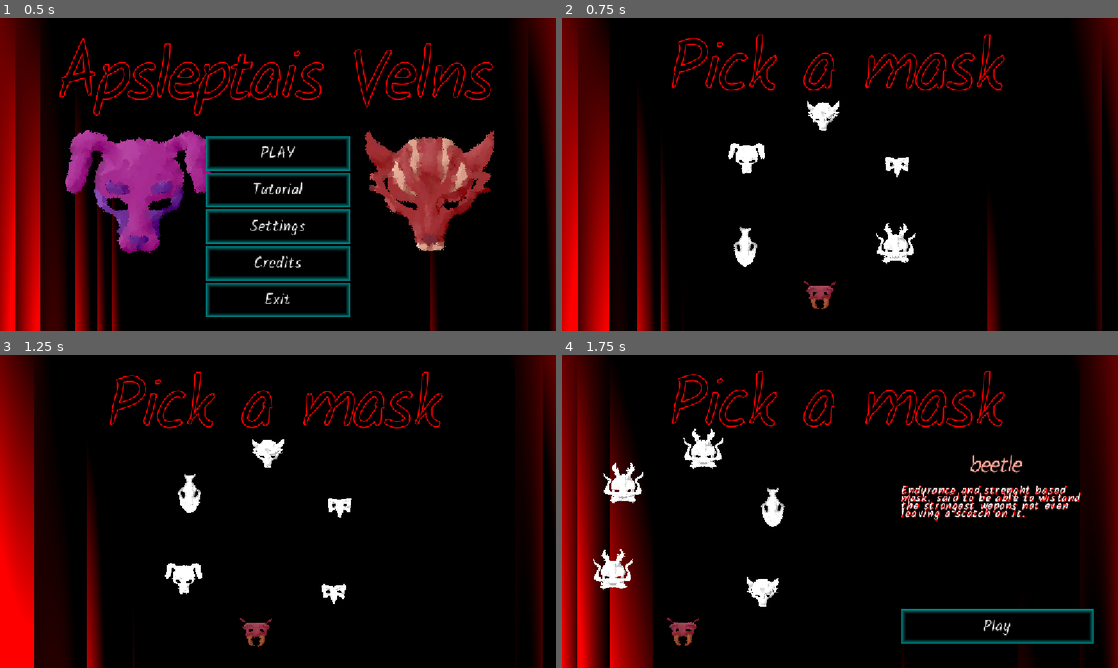
Above: before the commit, frames 1-4 (two rows, left to right).
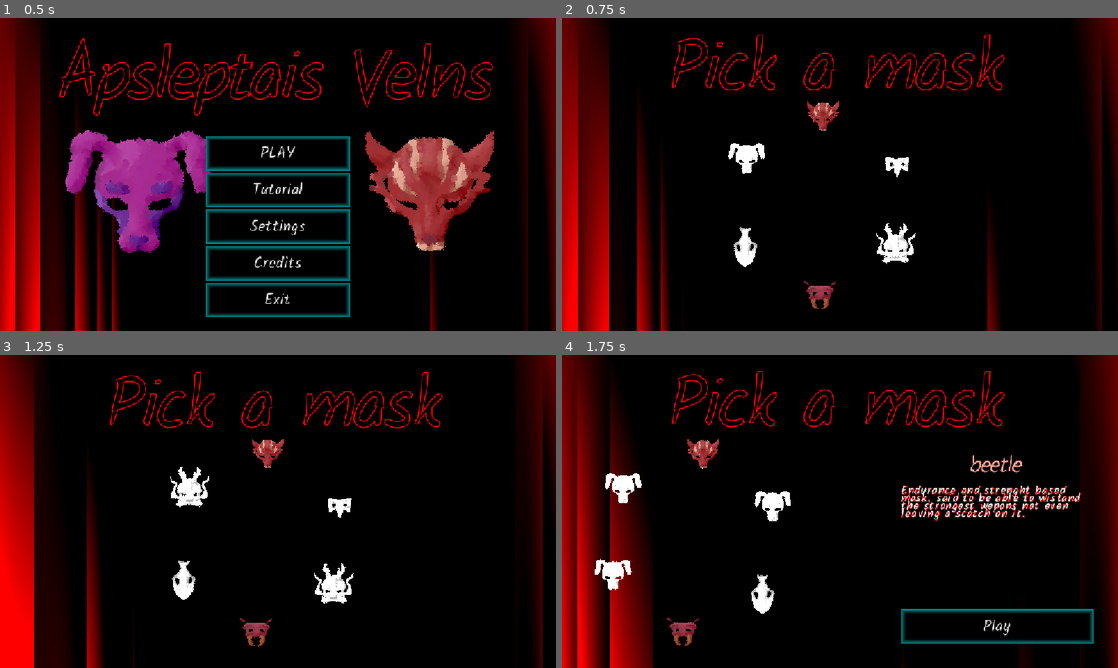
Above: after the commit, the same moments.

Repository: officialErnests/deus-ex-epidemia
Game: Godot game, scene res://Scenes/menus/main_menu.tscn
Two runs of this game, one before a commit and one after it. Both use one fixed random seed, a clock stepped at 60 frames per second and the inputs below.
Inputs (mouse positions are in pixels of both pictures, inside the frame that each line leads up to):
- Up to frame 1 (0.5 s): no input
- Up to frame 2 (0.75 s): click "PLAY" at 0.5 s
- Up to frame 3 (1.25 s): no input
- Up to frame 4 (1.75 s): click (817, 624) at 1.27 s

Frame 1 is identical in both runs. In frame 2, 0.3% of the frame differs, in the area x 44-50%, y 26-36%; in frame 3, 1.4%; in frame 4, 1.9%, in the area x 5-42%, y 23-83%.

Commit message:
quickfix

Diff:
--- a/Scripts/globals/modifiers.gd
+++ b/Scripts/globals/modifiers.gd
@@ -3,17 +3,15 @@
 var curent_mask : String
 
 func getCurentMask() -> String:
-    return curent_mask
+	return curent_mask
 
 #* Think of dmg modifers and so on
-func getCurentAtributes() -> Dictionary[String, float]:
-    #TODO make so it looks up dict of curent modifier and returns that
-    #Aka hude match statment or smthing, or dict
-    return {}
+func getCurentAtributes():
+	return mask_atributes[curent_mask]
 
 func setCurrent(p_name):
-    curent_mask = p_name
-    return mask_atributes[p_name]
+	curent_mask = p_name
+	return mask_atributes[p_name]
 
 var mask_atributes = {
 	"beetle": {
--- a/save_manager.gd
+++ b/save_manager.gd
@@ -5,7 +5,7 @@
 		"beetle" = true,
 		"dragon" = false,
 		"eagle" = false,
-		"fox" = false,
+		"fox" = true,
 		"rabbit" = false,
 		"whale" = false,
 	}
